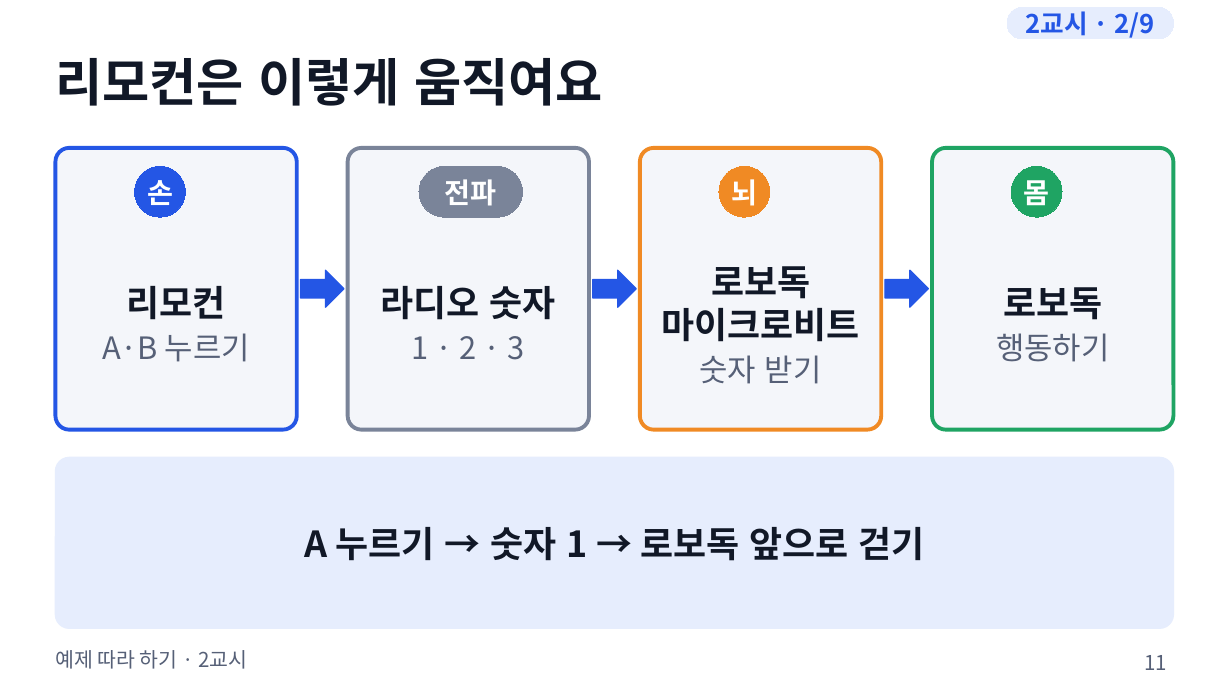
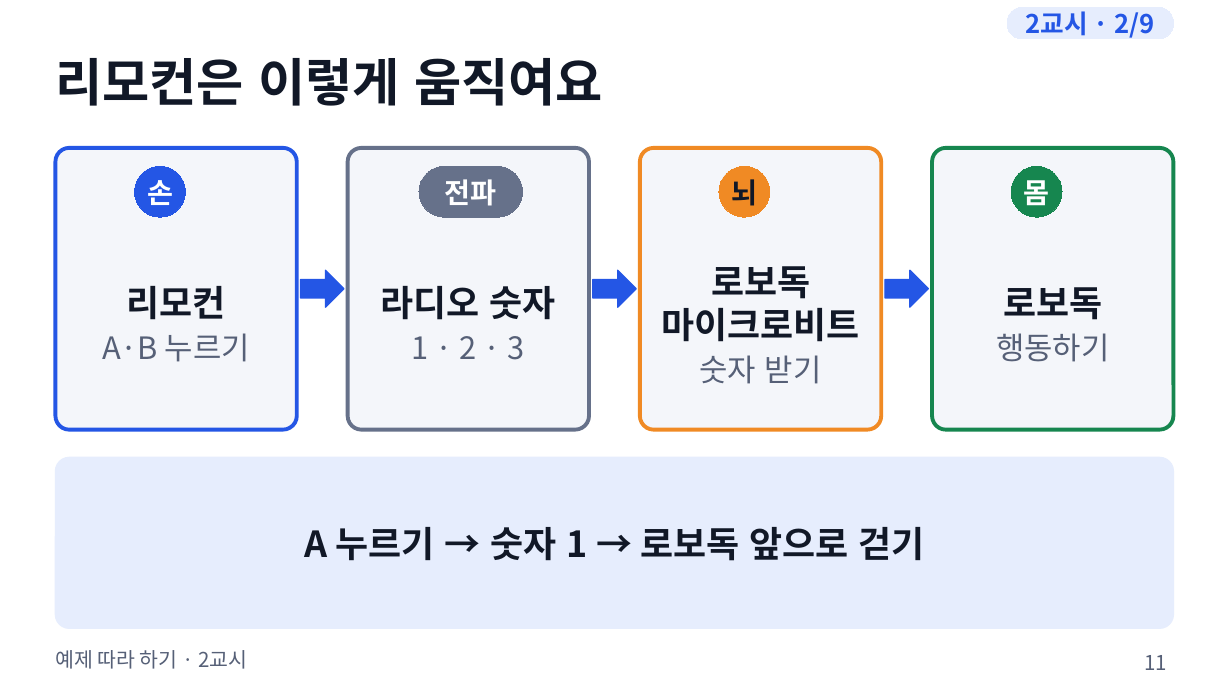
Before and after one commit to boundaryx01-uniquelife/microbit, a slide deck: slide 11 of bridge/docs/materials/예제_따라하기/예제_수업슬라이드.pptx. Drawn at 1232x693 pixels with LibreOffice and Linux fonts; fonts in the diff are those of the drawing. Boxes give left, top, right and bottom in pixels: in the first picture for what was removed or moved away, otherwise in the second. Text is boxed around its words. In the diff, an @@ line names an element or a change of style, - is before the commit and + after.

```diff
--- a/bridge/docs/materials/예제_따라하기/예제_수업슬라이드.pptx
+++ b/bridge/docs/materials/예제_따라하기/예제_수업슬라이드.pptx
@@ rounded rectangle at [348,148,589,430]: outline #7A8499 3 pt to #66718A 3 pt @@
@@ rounded rectangle at [933,148,1174,430]: outline #1FA463 3 pt to #16864F 3 pt @@
@@ rounded rectangle "전파" at [420,166,523,217]: fill #7A8499 to #66718A; outline #7A8499 0.75 pt to #66718A 0.75 pt @@
@@ ellipse "뇌" at [719,166,770,217]: text colour #FFFFFF to #111827 @@
@@ ellipse "몸" at [1011,166,1062,217]: fill #1FA463 to #16864F; outline #1FA463 0.75 pt to #16864F 0.75 pt @@
```
Also in this commit, not shown: 13 other slides changed, 12 other files.
